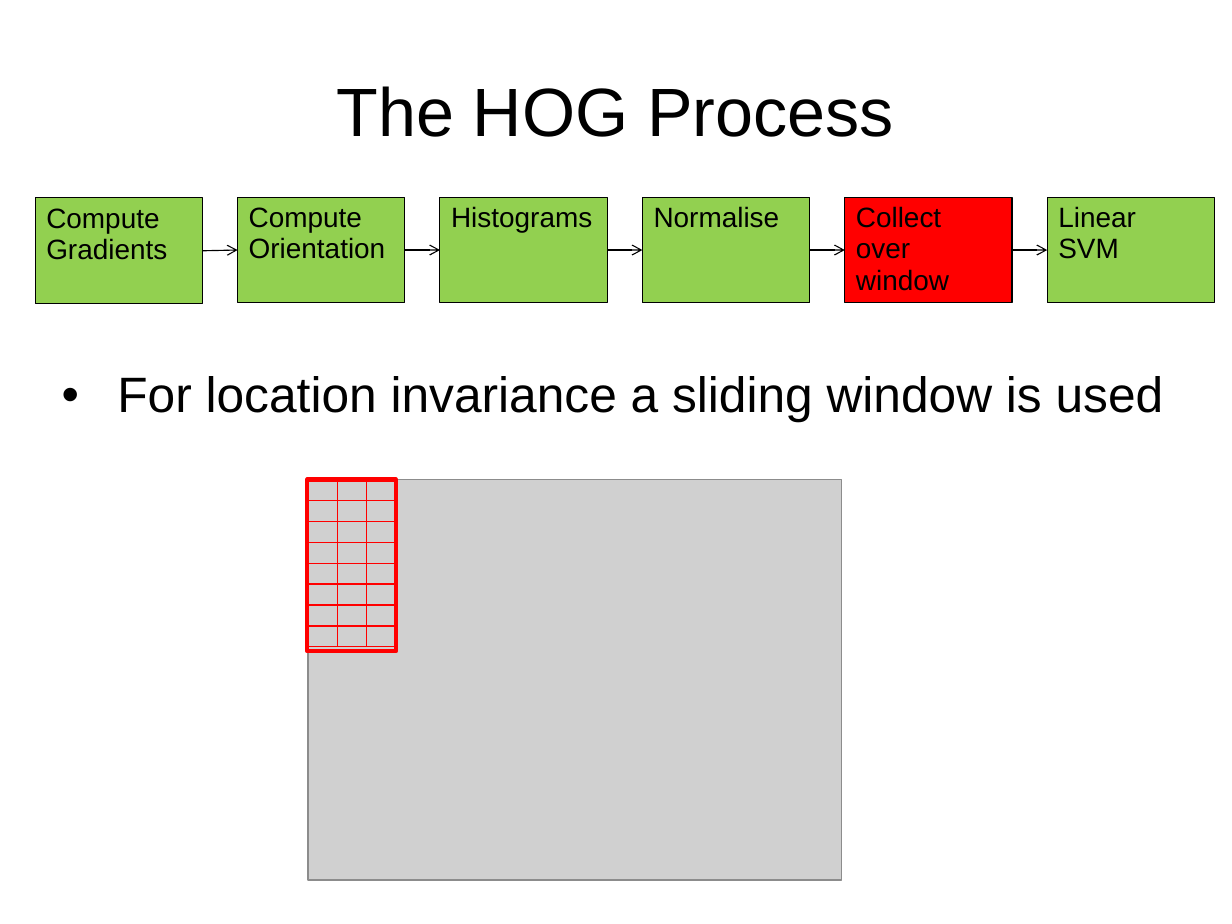
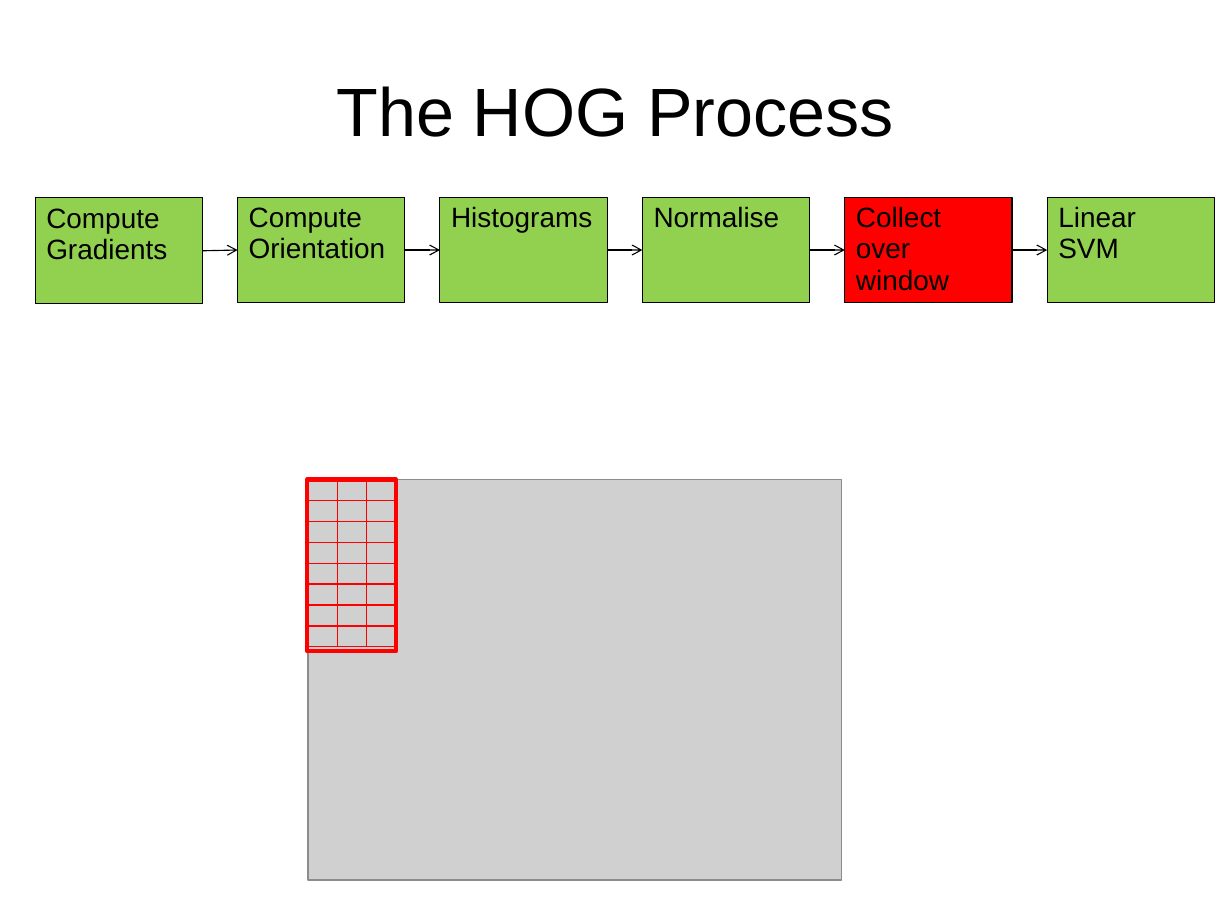
Before and after one commit to jgac1g08/OrientedGrads, a slide deck: slide 12 of HOGPres1.pptx (slide 21 before the commit). Drawn at 1232x924 pixels with LibreOffice and Linux fonts; fonts in the diff are those of the drawing; grey boxes stand for pictures. Boxes give left, top, right and bottom in pixels: in the first picture for what was removed or moved away, otherwise in the second. Text is boxed around its words. In the diff, an @@ line names an element or a change of style, - is before the commit and + after.

```diff
--- a/HOGPres1.pptx
+++ b/HOGPres1.pptx
@@ text removed at box(117, 376, 1164, 422) @@
-• For location invariance a sliding window is used
```
Also in this commit, not shown: 4 other slides changed, 1 slide added, 7 slides removed.
